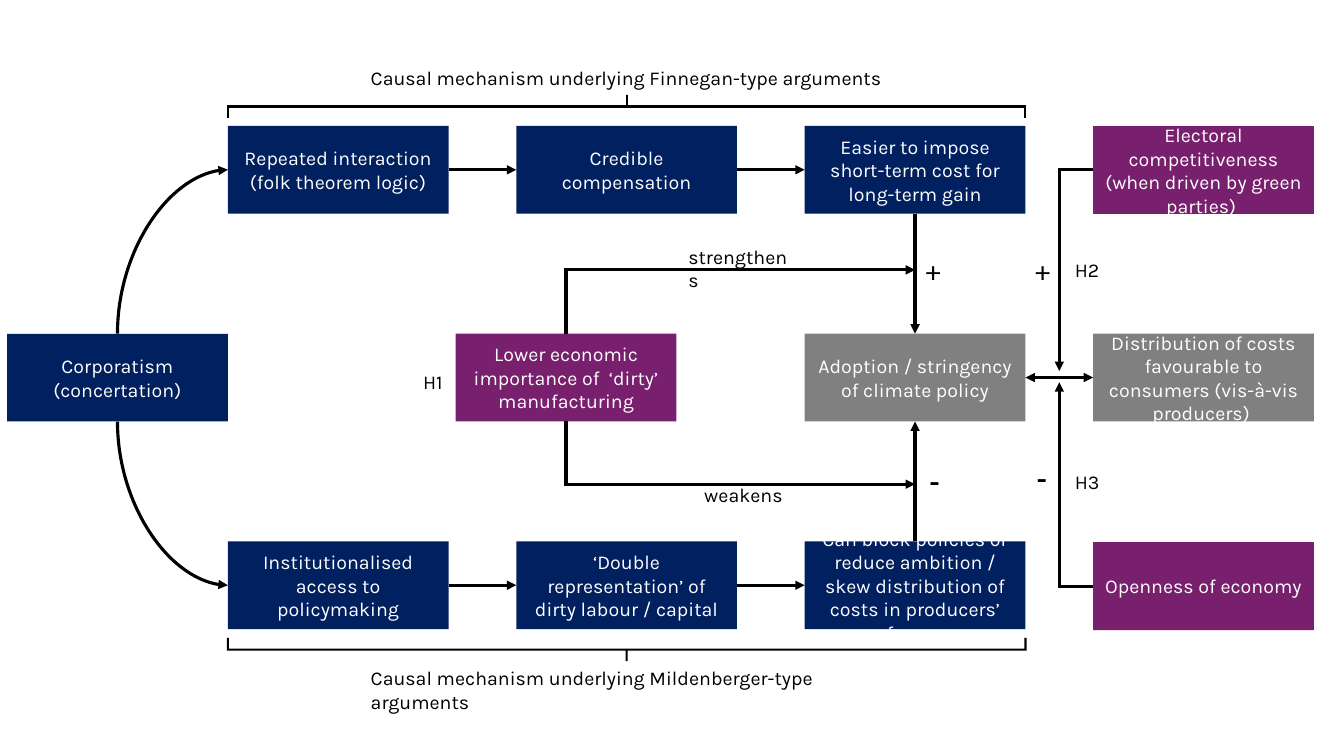
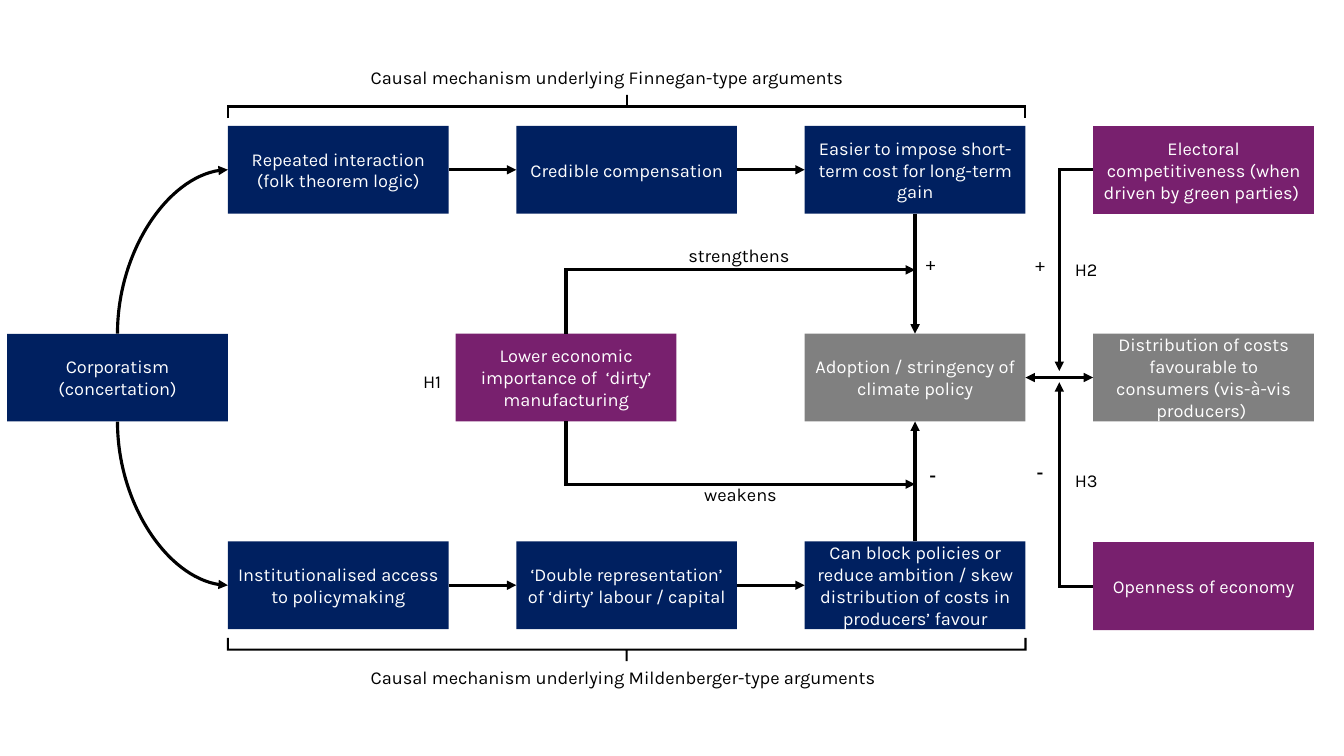
Before and after one commit to jacob-edenhofer/Research-paper-CPEAD, a slide deck: slide 1 of 06 Figures and tables/theoretical_framework.pptx. Drawn at 1344x756 pixels with LibreOffice and Linux fonts; fonts in the diff are those of the drawing. Boxes give left, top, right and bottom in pixels: in the first picture for what was removed or moved away, otherwise in the second. Text is boxed around its words. In the diff, an @@ line names an element or a change of style, - is before the commit and + after.

```diff
--- a/06 Figures and tables/theoretical_framework.pptx
+++ b/06 Figures and tables/theoretical_framework.pptx
@@ size 14 to 13 pt in 18 elements at [7, 334, 228, 421], [228, 126, 449, 214], [516, 126, 737, 214], [805, 126, 1025, 214], [1094, 126, 1315, 214], [228, 541, 449, 629], [805, 541, 1025, 629], [1094, 542, 1315, 630], [456, 334, 677, 421], [805, 334, 1025, 421], [1094, 334, 1315, 421], [371, 671, 875, 689], [371, 71, 843, 89], [704, 485, 777, 502], [688, 249, 789, 267], [1075, 475, 1098, 488], [423, 376, 441, 388], [1075, 264, 1098, 276] @@
@@ size 20 to 13 pt in 4 elements at [1027, 457, 1058, 489], [1025, 248, 1056, 280], [917, 248, 947, 280], [920, 460, 950, 492] @@
@@ text in rectangle at [528, 568, 725, 608]: text changed; size 14 to 13 pt @@
-‘Double representation’ of dirty labour / capital
+‘Double representation’ of ‘dirty’ labour / capital
```
Also in this commit, not shown: 8 other files.
